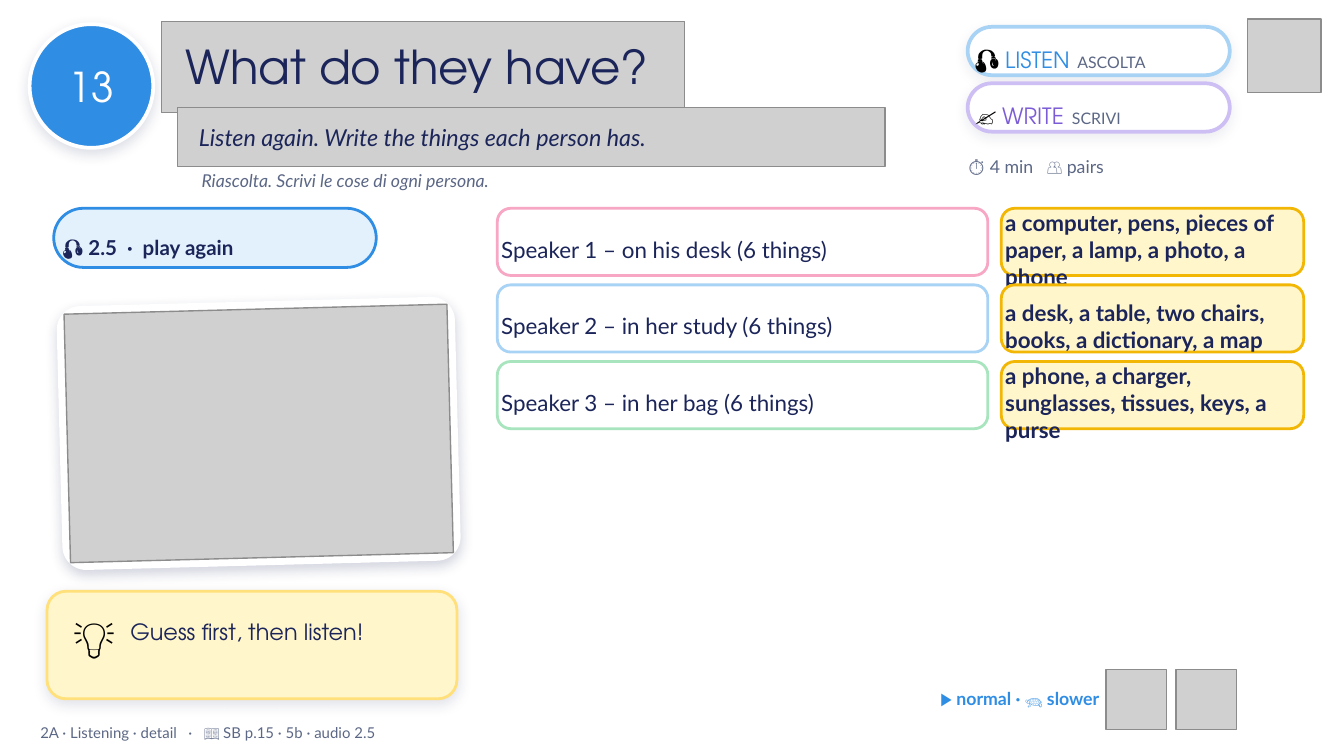
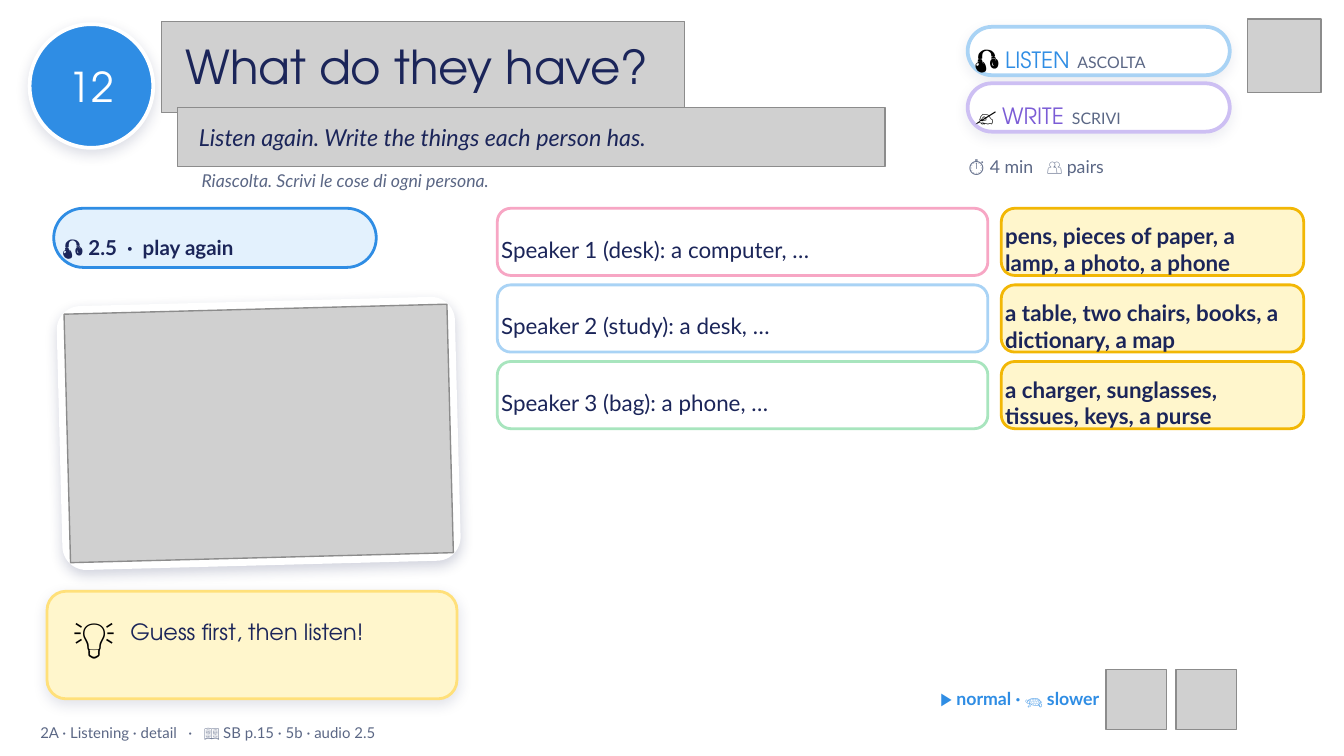
Before and after one commit to londonlanguageschool/Bagheria-, a slide deck: slide 12 of materials/EFE/EFE_2A_Tidy_or_untidy.pptx (slide 13 before the commit). Drawn at 1344x756 pixels with LibreOffice and Linux fonts; fonts in the diff are those of the drawing; grey boxes stand for pictures; background and template pictures are left out. Boxes give left, top, right and bottom in pixels: in the first picture for what was removed or moved away, otherwise in the second. Text is boxed around its words. In the diff, an @@ line names an element or a change of style, - is before the commit and + after.

```diff
--- a/materials/EFE/EFE_2A_Tidy_or_untidy.pptx
+++ b/materials/EFE/EFE_2A_Tidy_or_untidy.pptx
@@ text in ellipse at box(69, 71, 114, 102): text changed @@
-13
+12
@@ text in rounded rectangle at box(1005, 227, 1235, 277): text changed @@
-a computer, pens, pieces of paper, a lamp, a photo, a phone
+pens, pieces of paper, a lamp, a photo, a phone
@@ text in rounded rectangle at box(501, 241, 787, 262): text changed @@
-Speaker 1 – on his desk (6 things)
+Speaker 1 (desk): a computer, …
@@ text in rounded rectangle at box(501, 317, 747, 338): text changed @@
-Speaker 2 – in her study (6 things)
+Speaker 2 (study): a desk, …
@@ text in rounded rectangle at box(1005, 304, 1278, 353): text changed @@
-a desk, a table, two chairs, books, a dictionary, a map
+a table, two chairs, books, a dictionary, a map
@@ text in rounded rectangle at box(1005, 381, 1217, 430): text changed @@
-a phone, a charger, sunglasses, tissues, keys, a purse
+a charger, sunglasses, tissues, keys, a purse
@@ text in rounded rectangle at box(501, 394, 746, 415): text changed @@
-Speaker 3 – in her bag (6 things)
+Speaker 3 (bag): a phone, …
```
Also in this commit, not shown: 11 other slides changed, 5 slides added, 3 slides removed, 2 other files.
